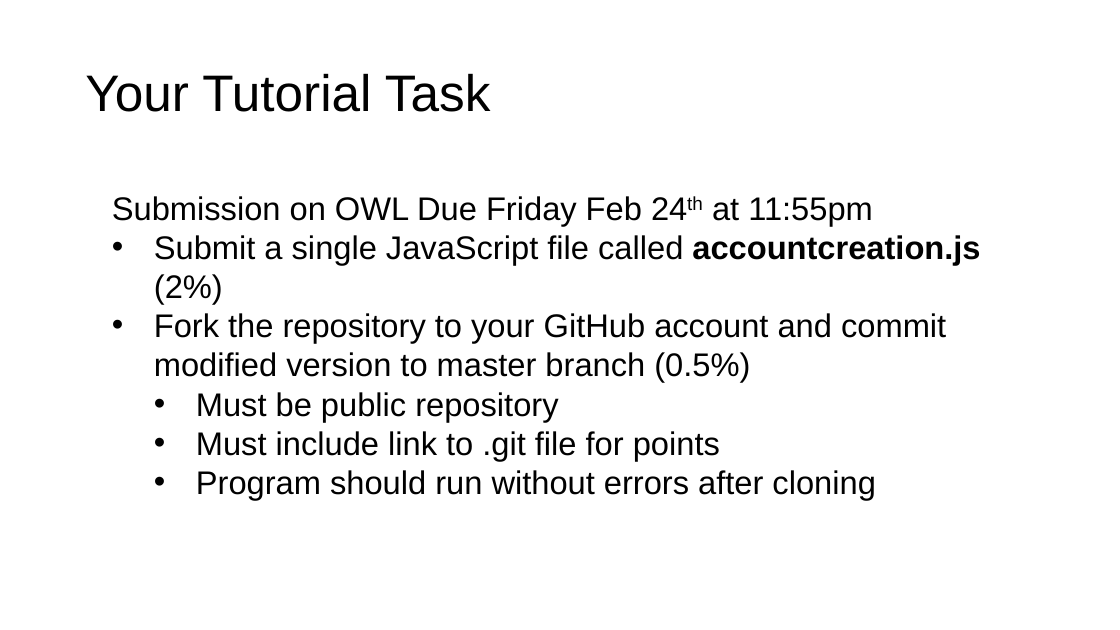
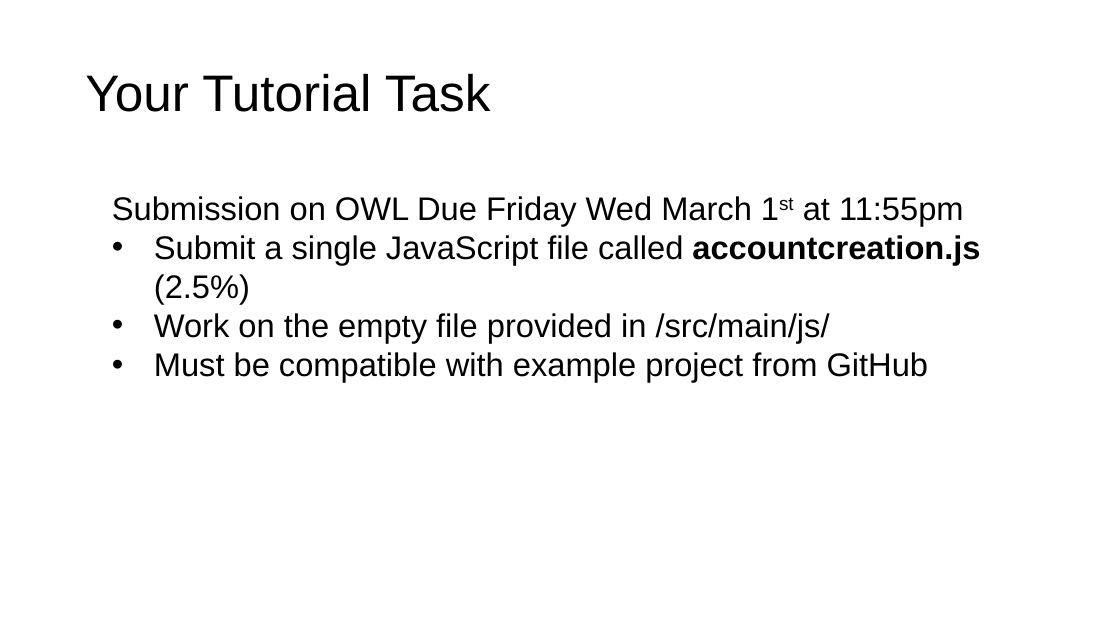
Before and after one commit to ethancjackson/CS2212B-2017, a slide deck: slide 49 of docs/resources/UI Tutorial - React.pptx. Drawn at 1120x630 pixels with LibreOffice and Linux fonts; fonts in the diff are those of the drawing. Boxes give left, top, right and bottom in pixels: in the first picture for what was removed or moved away, otherwise in the second. Text is boxed around its words. In the diff, an @@ line names an element or a change of style, - is before the commit and + after.

```diff
--- a/docs/resources/UI Tutorial - React.pptx
+++ b/docs/resources/UI Tutorial - React.pptx
@@ text at (x1=112, y1=196, x2=980, y2=382): text changed @@
-Submission on OWL Due Friday Feb 24th at 11:55pm
-• Submit a single JavaScript file called accountcreation.js (2%)
-• Fork the repository to your GitHub account and commit modified version to master branch (0.5%)
-  • Must be public repository
-  • Must include link to .git file for points
-  • Program should run without errors after cloning
+Submission on OWL Due Friday Wed March 1st at 11:55pm
+• Submit a single JavaScript file called accountcreation.js (2.5%)
+• Work on the empty file provided in /src/main/js/
+• Must be compatible with example project from GitHub
```
Also in this commit, not shown: 1 slide added, 3 other files.
